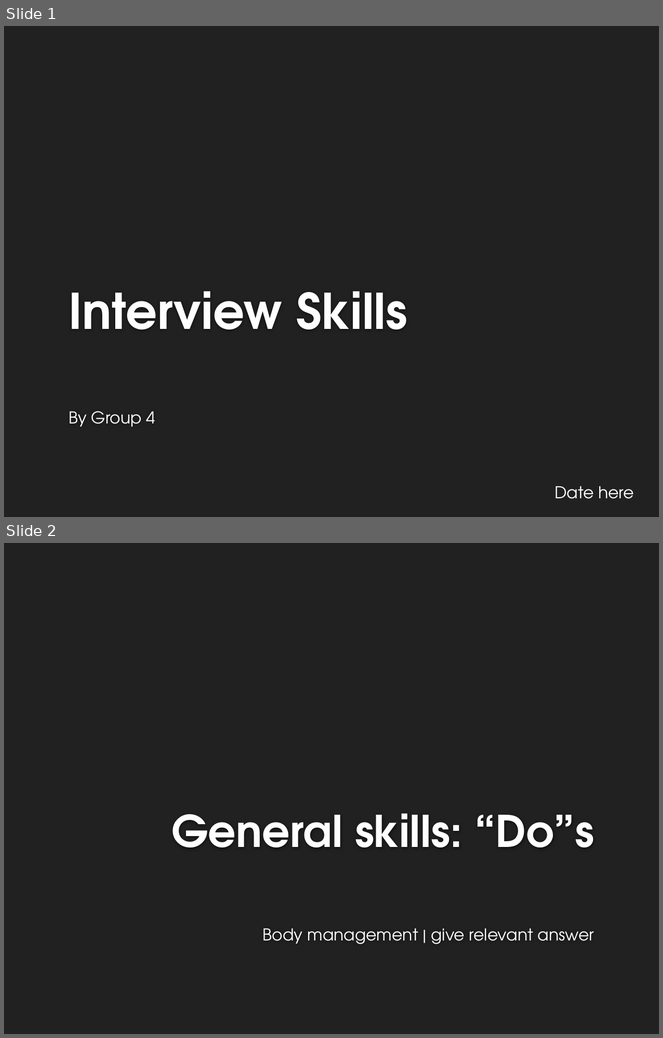
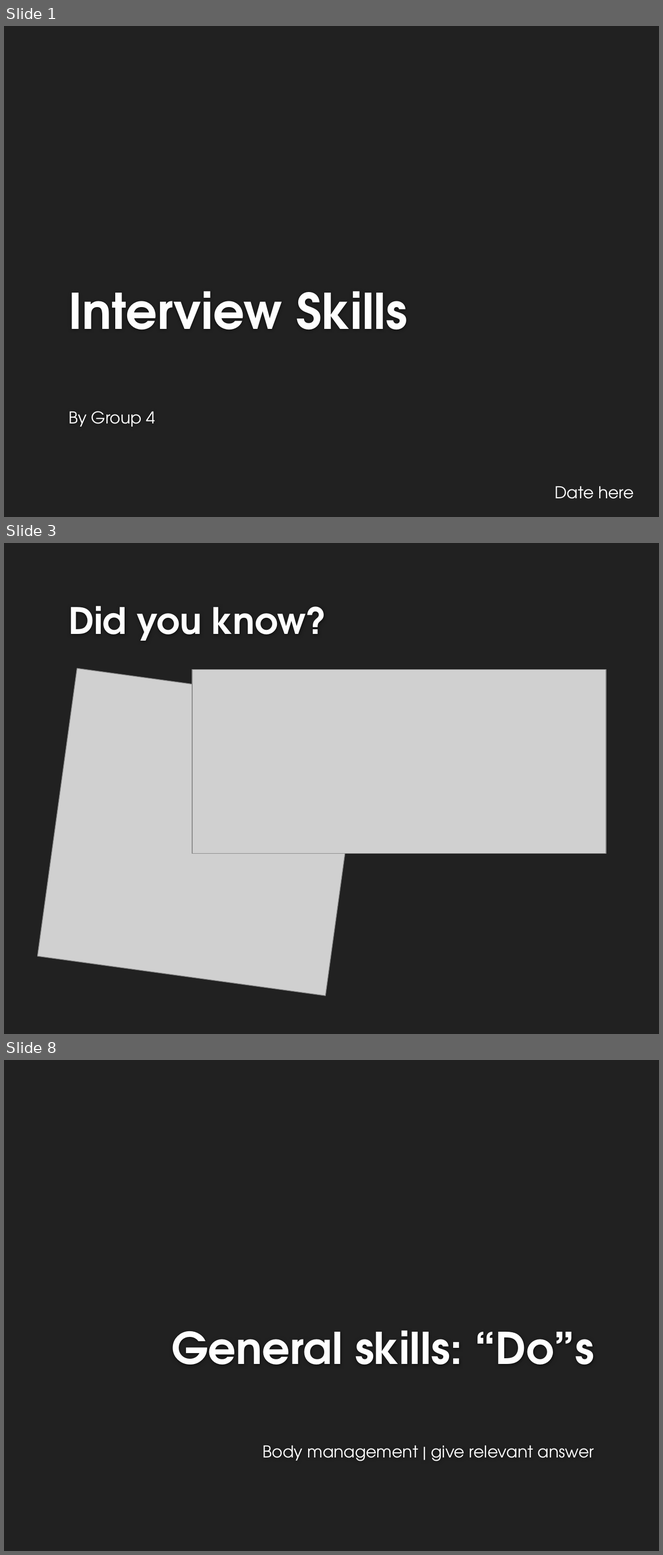
Before and after one commit to riwu/CS2101, a slide deck: OP1.pptx. Shown one above the other, each under a label of ours: slides 1 and 2 before the commit, slides 1, 3 and 8 after it; the slides between them are not shown. The pictures are 663x1038 and 663x1555 pixels, drawn with LibreOffice and Linux fonts; fonts in the diff are those of the drawing; grey boxes stand for pictures; background and template pictures are left out. Boxes give left, top, right and bottom in pixels: in the first picture for what was removed or moved away, otherwise in the second. Text is boxed around its words. In the diff, an @@ line names an element or a change of style, - is before the commit and + after.

```diff
--- a/OP1.pptx
+++ b/OP1.pptx
@@ slide 3 added at [4, 543, 659, 1034], background #212121 @@
@@ title added at [68, 606, 327, 641], 40 pt, text #FEFEFE, bold @@
+Did you know?
@@ picture added at [37, 669, 365, 996] @@
@@ picture added at [192, 669, 606, 853] @@
@@ what was slide 2 is now slide 8 @@
```
Also in this commit, not shown: 5 other slides added.
